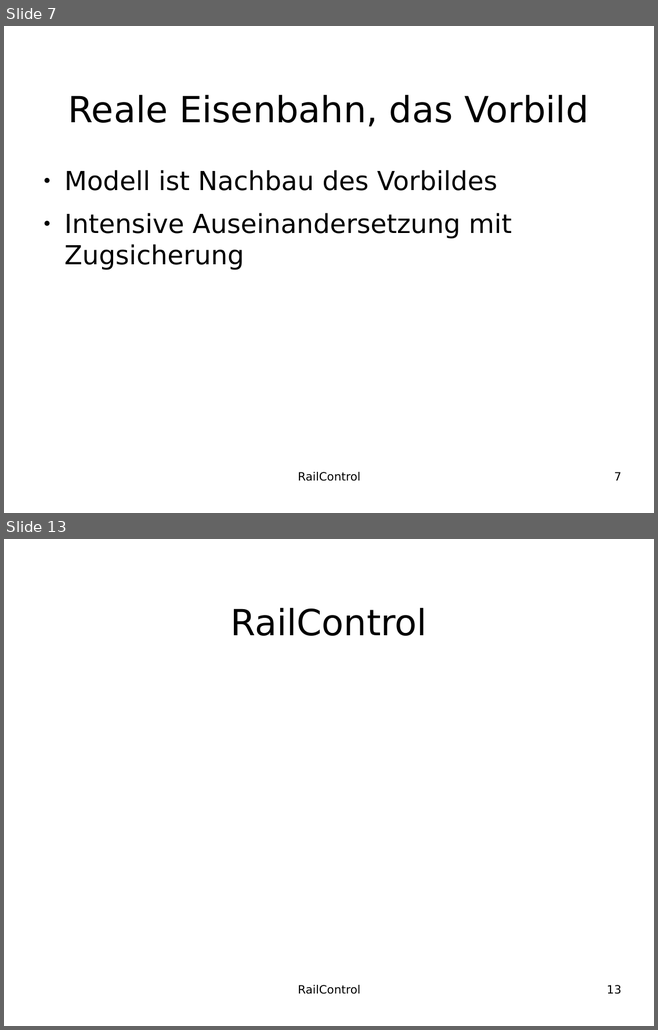
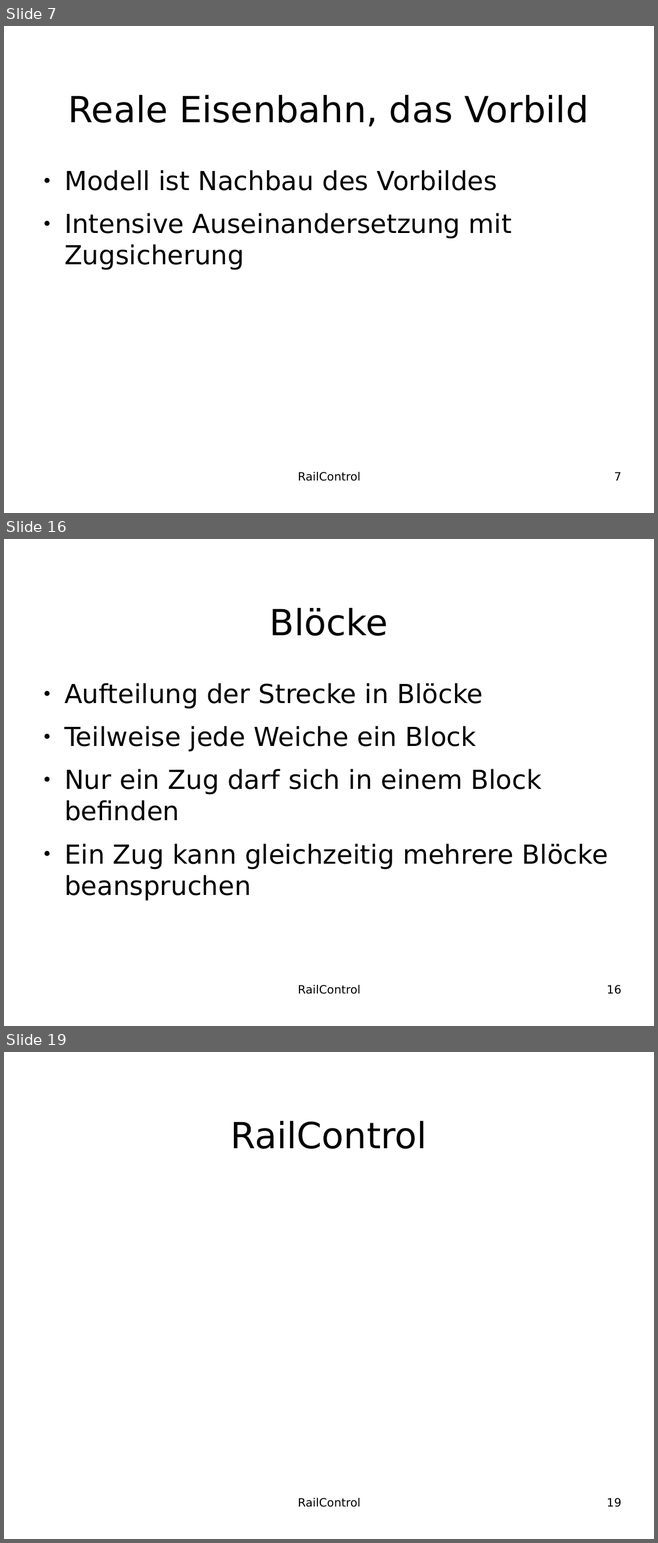
Before and after one commit to teddych/railcontrol, a slide deck: MAS/MAS_Thesis.odp. Shown one above the other, each under a label of ours: slides 7 and 13 before the commit, slides 7, 16 and 19 after it; the slides between them are not shown. The pictures are 658x1030 and 658x1543 pixels, drawn with LibreOffice and Linux fonts; fonts in the diff are those of the drawing; background and template pictures are left out. Boxes give left, top, right and bottom in pixels: in the first picture for what was removed or moved away, otherwise in the second. Text is boxed around its words. In the diff, an @@ line names an element or a change of style, - is before the commit and + after.

```diff
--- a/MAS/MAS_Thesis.odp
+++ b/MAS/MAS_Thesis.odp
@@ slide 16 added at (4,539,654,1026), background #FFFFFF @@
@@ title added at (270,607,388,636), 44 pt, text #000000 @@
+Blöcke
@@ text added at (64,683,608,901), 32 pt, text #000000 @@
+● Aufteilung der Strecke in Blöcke
+● Teilweise jede Weiche ein Block
+● Nur ein Zug darf sich in einem Block befinden
+● Ein Zug kann gleichzeitig mehrere Blöcke beanspruchen
@@ text added at (297,985,360,994), 14 pt, text #000000 @@
+RailControl
@@ page number added at (607,985,621,994), 14 pt, text #000000 @@
+16
@@ what was slide 13 is now slide 19 @@
@@ page number at (607,1498,621,1507): text changed @@
-13
+19
```
Also in this commit, not shown: 5 slides changed, 5 other slides added.
